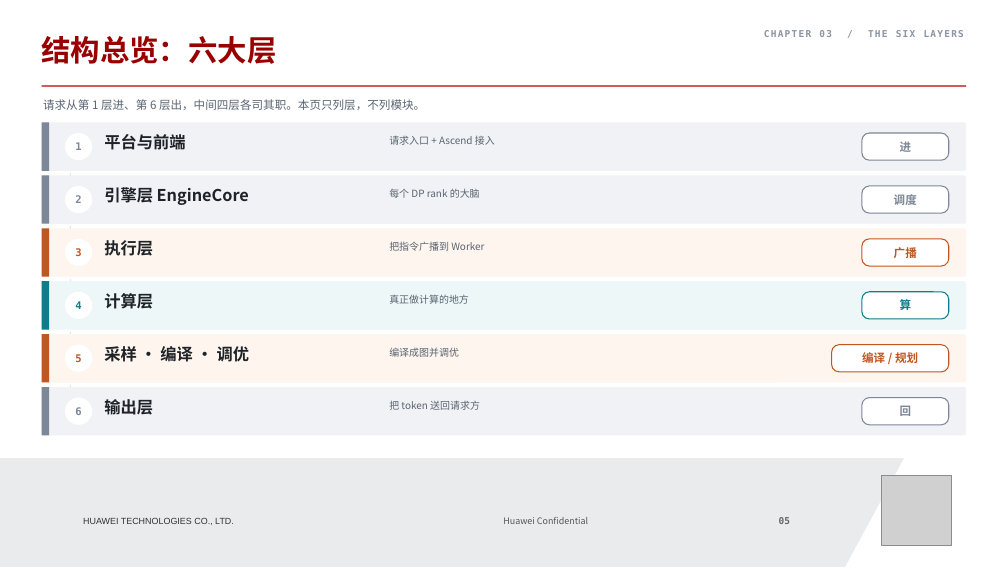
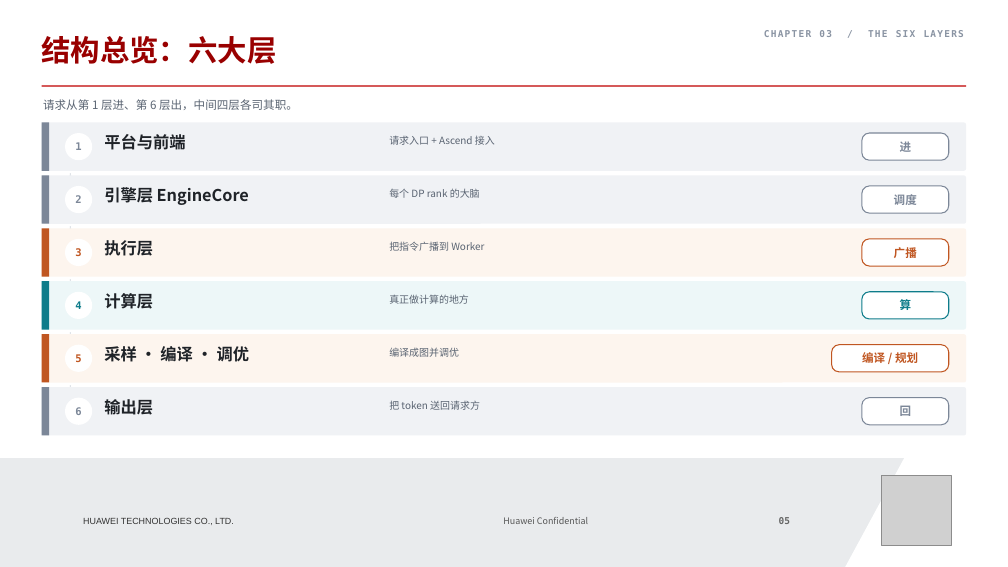
Before and after one commit to Drosrin/Transfer, a slide deck: slide 5 of vLLM-Ascend_从一份日志看六大模块层.pptx. Drawn at 1008x567 pixels with LibreOffice and Linux fonts; fonts in the diff are those of the drawing; grey boxes stand for pictures. Boxes give left, top, right and bottom in pixels: in the first picture for what was removed or moved away, otherwise in the second. Text is boxed around its words. In the diff, an @@ line names an element or a change of style, - is before the commit and + after.

```diff
--- a/vLLM-Ascend_从一份日志看六大模块层.pptx
+++ b/vLLM-Ascend_从一份日志看六大模块层.pptx
@@ text at box(43, 99, 298, 110): text changed @@
-请求从第 1 层进、第 6 层出，中间四层各司其职。本页只列层，不列模块。
+请求从第 1 层进、第 6 层出，中间四层各司其职。
```
Also in this commit, not shown: 5 other slides changed.
